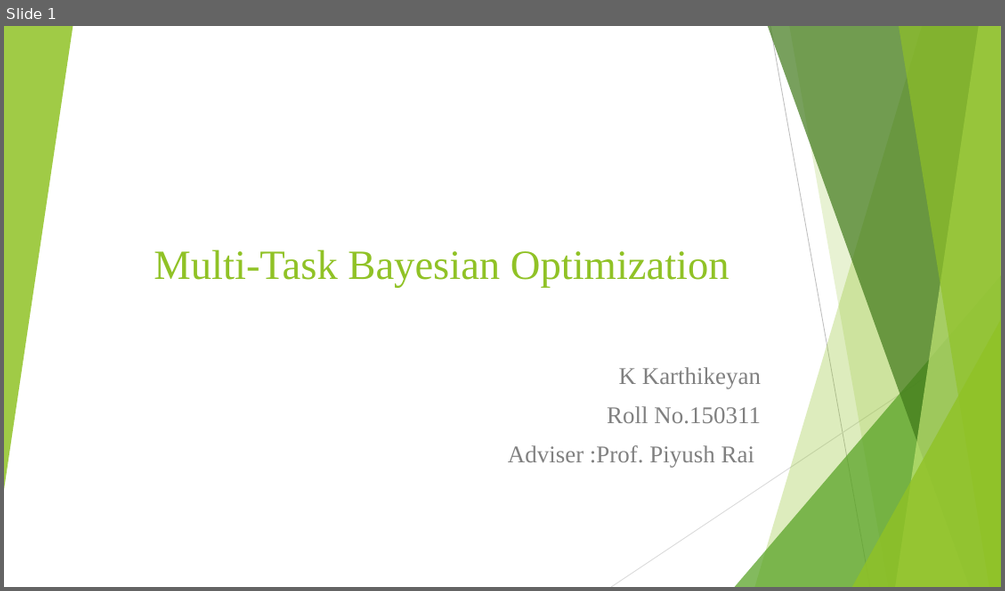
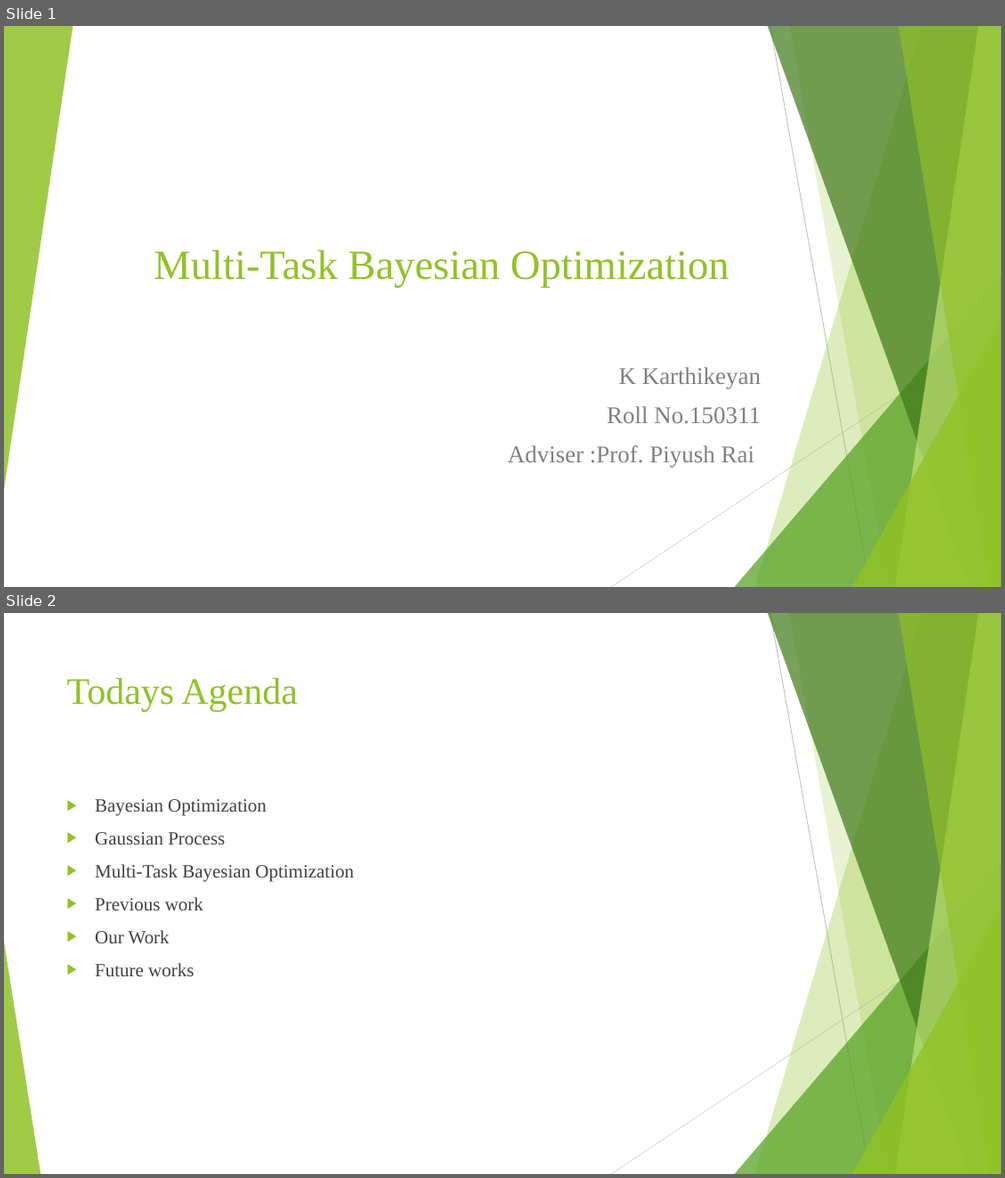
Before and after one commit to keyank/UGP, a slide deck: Presentation.pptx. Shown one above the other, each under a label of ours: slide 1 before the commit, slides 1 and 2 after it. The pictures are 1005x591 and 1005x1178 pixels, drawn with LibreOffice and Linux fonts; fonts in the diff are those of the drawing. Boxes give left, top, right and bottom in pixels: in the first picture for what was removed or moved away, otherwise in the second. Text is boxed around its words. In the diff, an @@ line names an element or a change of style, - is before the commit and + after.

```diff
--- a/Presentation.pptx
+++ b/Presentation.pptx
@@ slide 2 added at (x1=4, y1=613, x2=1001, y2=1174), background #FFFFFF; not listed: 9 template elements that a slide beside it also shows @@
@@ title added at (x1=67, y1=678, x2=298, y2=711), 36 pt, text #90C226 @@
+Todays Agenda
@@ text added at (x1=95, y1=799, x2=354, y2=976), 18 pt, text #404040 @@
+▶ Bayesian Optimization
+▶ Gaussian Process
+▶ Multi-Task Bayesian Optimization
+▶ Previous work
+▶ Our Work
+▶ Future works
@@ triangle added at (x1=4, y1=941, x2=40, y2=1174), fill #90C226 at 85% opacity @@
```
Also in this commit, not shown: 16 other slides added.
